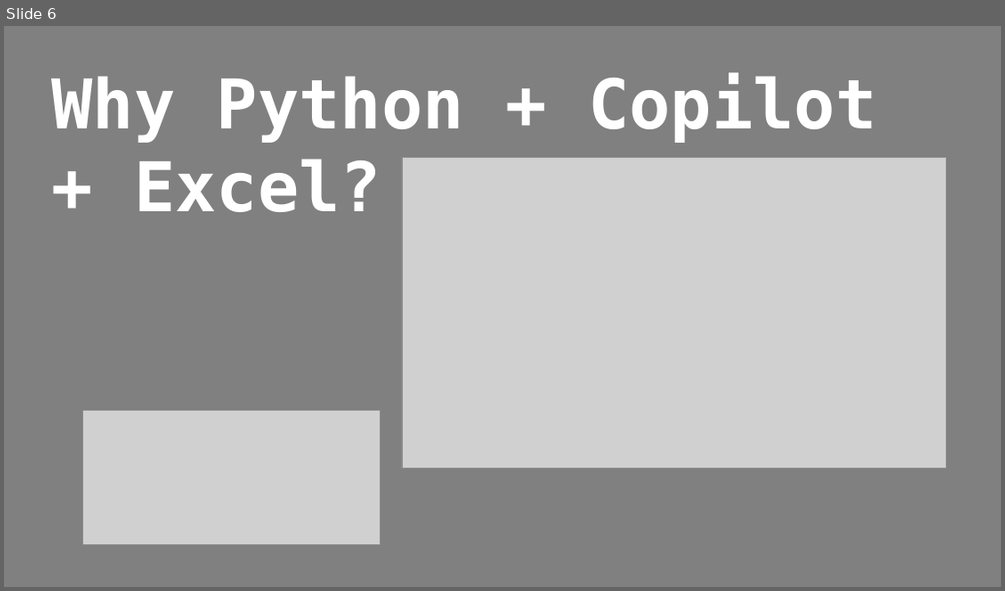
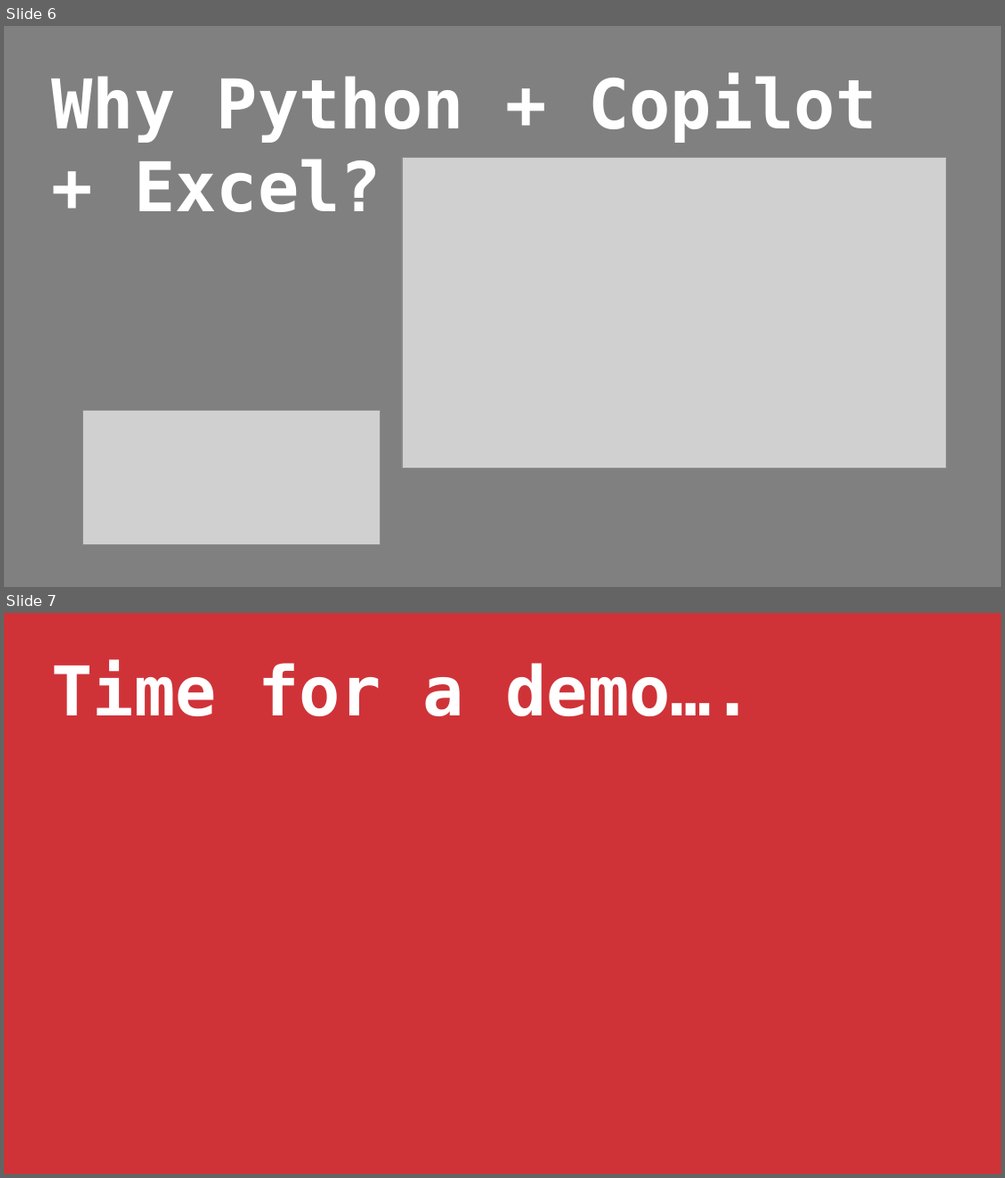
Before and after one commit to stringfestdata/xlgs-python-excel-copilot, a slide deck: xlgs-python-excel-copilot-slides.pptx. Shown one above the other, each under a label of ours: slide 6 before the commit, slides 6 and 7 after it. The pictures are 1005x591 and 1005x1178 pixels, drawn with LibreOffice and Linux fonts; fonts in the diff are those of the drawing; grey boxes stand for pictures. Boxes give left, top, right and bottom in pixels: in the first picture for what was removed or moved away, otherwise in the second. Text is boxed around its words. In the diff, an @@ line names an element or a change of style, - is before the commit and + after.

```diff
--- a/xlgs-python-excel-copilot-slides.pptx
+++ b/xlgs-python-excel-copilot-slides.pptx
@@ slide 7 added at [4,613,1001,1174], background #F2F2F2 @@
@@ rectangle added at [4,613,1001,1174], fill #CF3338 @@
@@ text added at [51,660,752,716], 99 pt, text #FFFFFF, bold @@
+Time for a demo….
```
Also in this commit, not shown: 3 other slides added, 26 slides removed, 16 other files.
